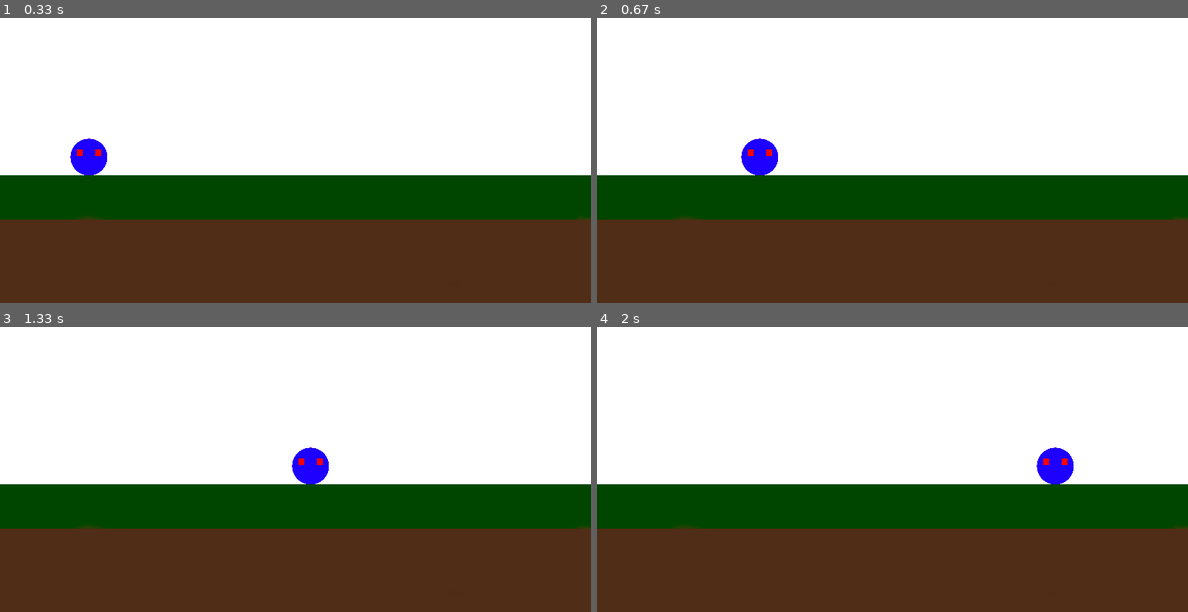
Above: before the commit, frames 1-4 (two rows, left to right).
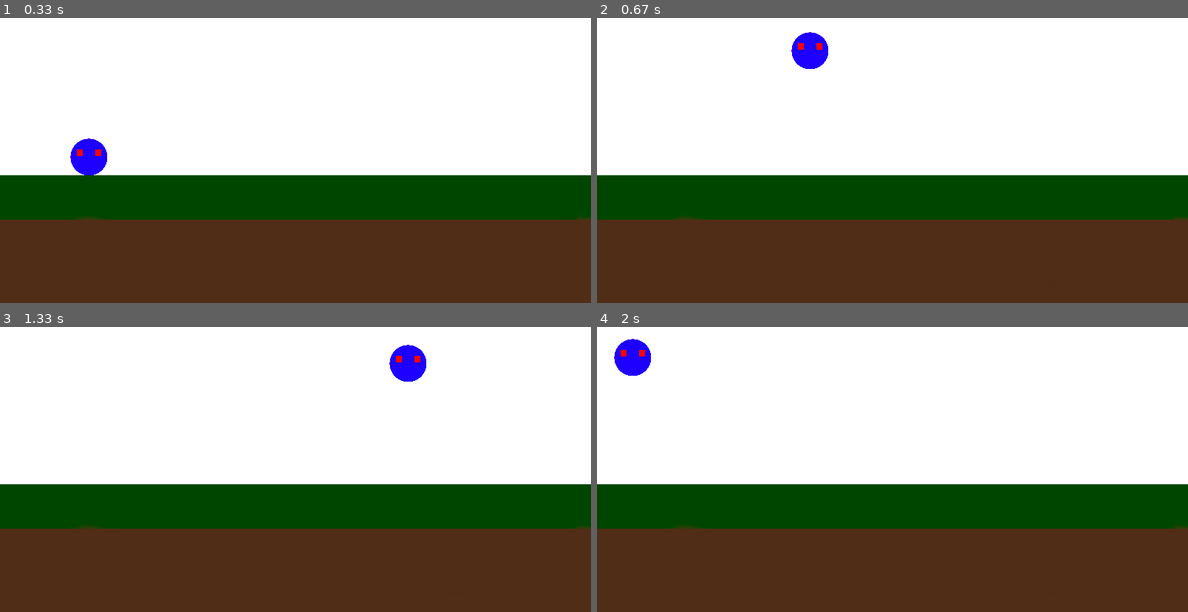
Above: after the commit, the same moments.

Repository: Oussecg/Pygame
Game: pygame game, started from main.py
The game is run twice, just before and just after one commit, with the same random seed, the same clock (stepped at 60 frames per second) and the same inputs.
Inputs:
- Up to frame 1 (0.33 s): no input
- Up to frame 2 (0.67 s): tap Space at 0.33 s
- Up to frame 3 (1.33 s): tap Space at 0.73, 1.03, 1.23 s
- Up to frame 4 (2 s): tap Space at 1.57, 1.87 s

Frame 1 is identical in both runs. In frame 2, 1.3% of the frame differs, in the area x 24-40%, y 4-56%; in frame 3, 1.3%; in frame 4, 1.3%.

Commit message:
We add jump to our player

Diff:
--- a/main.py
+++ b/main.py
@@ -9,20 +9,21 @@
 running = True
 
 while running:
-    # poll for events
+    # fill the screen with a color to wipe away anything from last frame
+    game.screen.fill("white")
+
+    # RENDER YOUR GAME HERE
+    game.screen.blit(game.background, (game.background_rect.x, game.background_rect.y))
+    game.screen.blit(game.player.img, (game.player.rect.x, game.player.rect.y))
+    game.player.update()
 
     # pygame.QUIT event means the user clicked X to close your window
     for event in pygame.event.get():
         if event.type == pygame.QUIT:
             running = False
-
-    # fill the screen with a color to wipe away anything from last frame
-    game.screen.fill("white")
-
-    # RENDER YOUR GAME HERE
-    game.screen.blit(game.background, (game.background_rect.x, game.background_rect.y ))
-    game.screen.blit(game.player.img, (game.player.rect.x, game.player.rect.y))
-    game.player.move()
+        if event.type == pygame.KEYDOWN:
+            if event.key == pygame.K_SPACE:
+                game.player.on_jump = True
 
     # flip() the display to put your work on screen
     pygame.display.flip()
--- a/player.py
+++ b/player.py
@@ -8,12 +8,34 @@
         self.img = pygame.transform.scale(self.img, (50, 50))
         self.rect = self.img.get_rect()
         self.rect.x = 0
-        self.rect.y = pygame.display.get_surface().get_height() - ((self.background.get_height() // 2) + self.img.get_height())
+        self.initial_y = pygame.display.get_surface().get_height() - ((self.background.get_height() // 2) + self.img.get_height())
+        self.rect.y = self.initial_y
         self.speed_x = 5
         self.speed_y = 5
+        self.jump_strength = 8
+        self.gravity_power = 5
+        self.on_jump = False
 
     def move(self):
         if self.rect.x + self.img.get_width() <= pygame.display.get_surface().get_width():
             self.rect.x += self.speed_x
         else:
             self.rect.x = 0
+
+    def jump(self):
+        if self.on_jump:
+            if self.rect.y >= self.initial_y - 150:
+                self.speed_x = 9
+                self.rect.y -= self.jump_strength
+            else:
+                self.speed_x = 5
+                self.on_jump = False
+
+    def gravity(self):
+        if (self.on_jump == False) and (self.rect.y < self.initial_y):
+            self.rect.y += self.gravity_power
+
+    def update(self):
+        self.move()
+        self.jump()
+        self.gravity()
